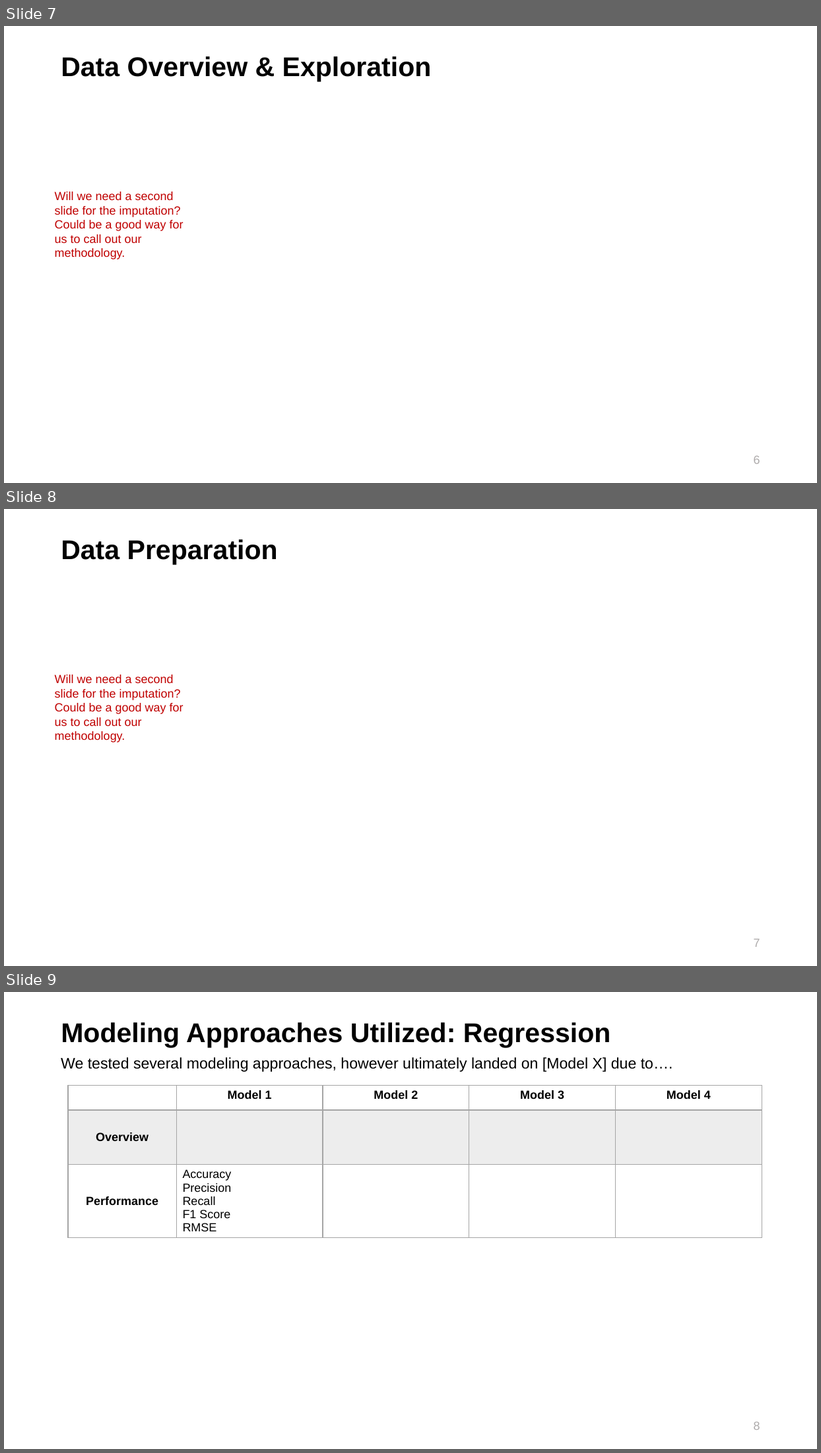
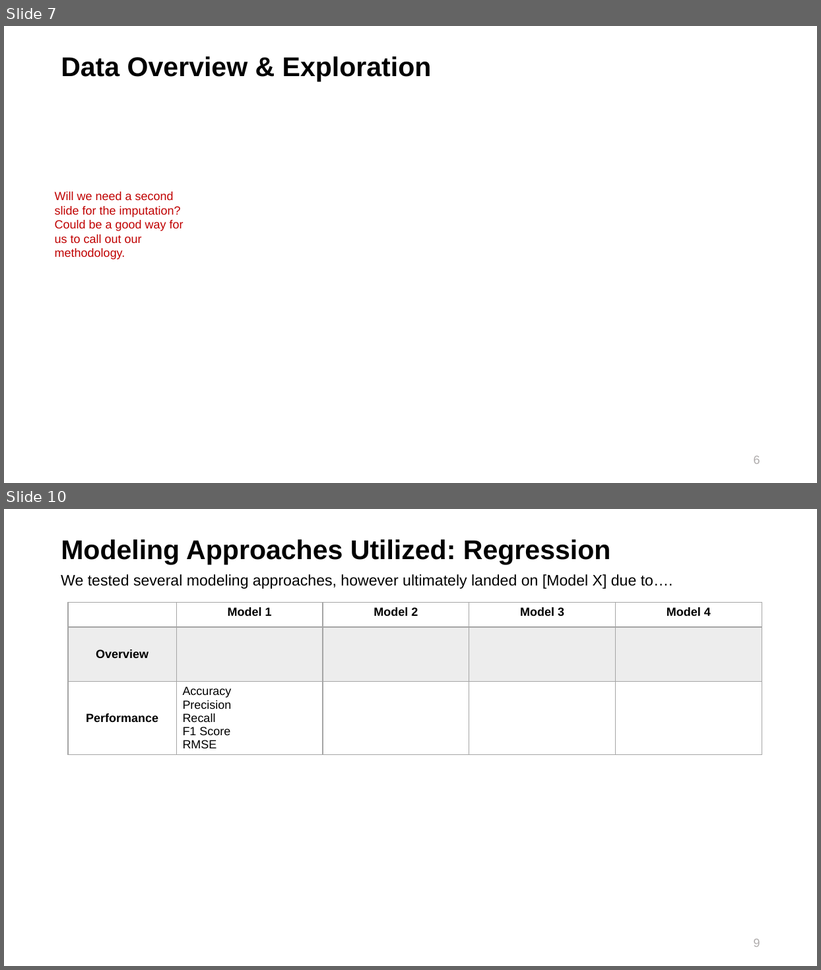
Before and after one commit to maringow/DataMiningGroupProject, a slide deck: Data Mining_Final Project_Hospital Ranking.pptx. Shown one above the other, each under a label of ours: slides 7, 8 and 9 before the commit, slides 7 and 10 after it; the slides between them are not shown. The pictures are 821x1453 and 821x970 pixels, drawn with LibreOffice and Linux fonts; fonts in the diff are those of the drawing; background and template pictures are left out. Boxes give left, top, right and bottom in pixels: in the first picture for what was removed or moved away, otherwise in the second. Text is boxed around its words. In the diff, an @@ line names an element or a change of style, - is before the commit and + after.

```diff
--- a/Data Mining_Final Project_Hospital Ranking.pptx
+++ b/Data Mining_Final Project_Hospital Ranking.pptx
@@ slide 8 removed at [4,509,817,966], background picture (left out) @@
@@ title removed at [61,539,278,565] @@
-Data Preparation
@@ text removed at [55,675,184,743] @@
-Will we need a second slide for the imputation? Could be a good way for us to call out our methodology.
@@ page number removed at [754,939,760,947] @@
-7
@@ what was slide 9 is now slide 10 @@
@@ page number at [754,939,760,947]: text changed @@
-8
+9
```
Also in this commit, not shown: 2 slides added.
